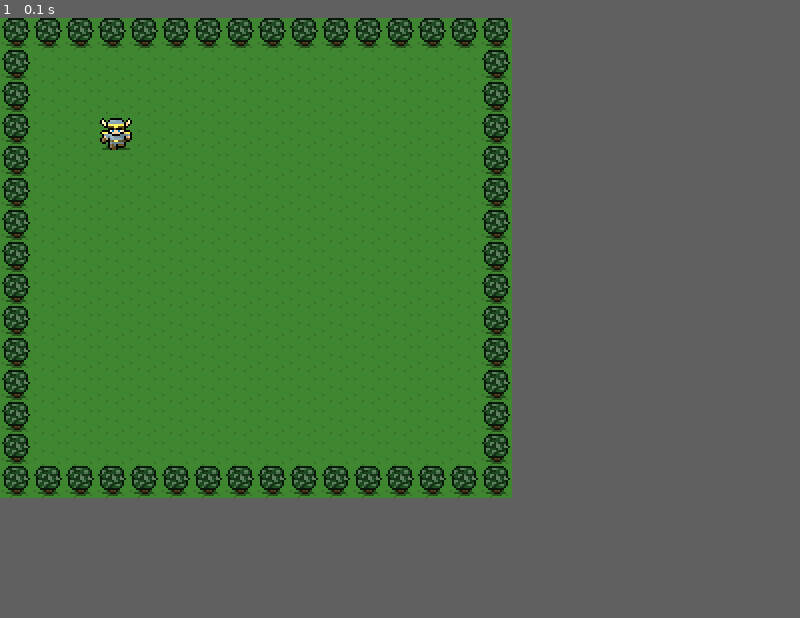
Above: before the commit, frame 1.
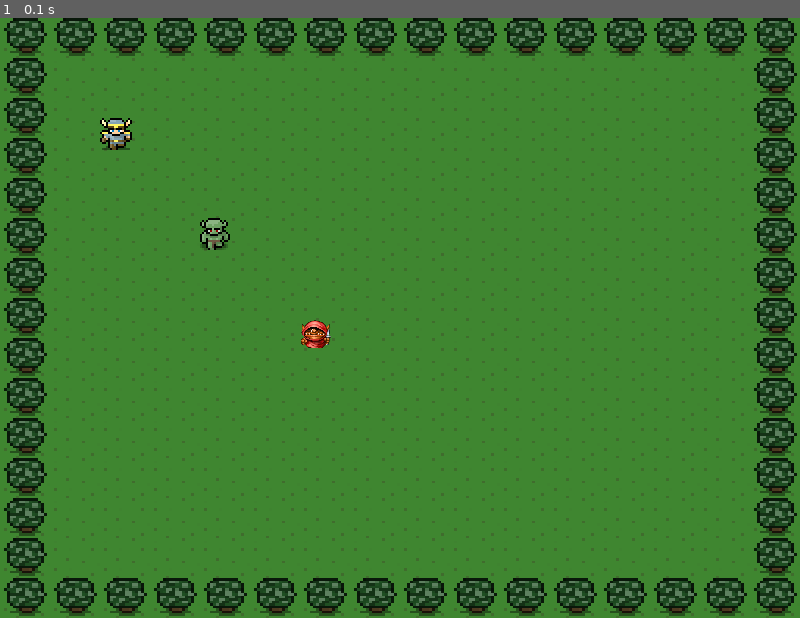
Above: after the commit, the same moment.

Repository: kotternaj/pygame-monster-catch
Game: pygame game, started from game.py
Same seed, same stepped clock (60 frames per second), same inputs: the game is played once before the commit and once after it.
Inputs:
- Up to frame 1 (0.1 s): no input
In our replay, the window is 512x480 before the commit and 800x600 after it. These sizes can differ from the game's own. Grey fills any space a smaller window leaves; there, only what the larger window draws over its background counts as a difference.

The runs differ from the first frame. In frame 1, 23% of the frame differs, in the area x 0-100%, y 0-100%.

Commit message:
added music

Diff:
--- a/game.py
+++ b/game.py
@@ -10,12 +10,29 @@
         self.screen = screen
     def render(self):
         self.screen.blit(self.image, [self.x, self.y])
+class Goblin(object):
+    def __init__(self, screen, img):
+        self.image = img
+        self.x = 300
+        self.y = 300
+        self.speed = 9
+        self.screen = screen
+    def render(self):
+        self.screen.blit(self.image, [self.x, self.y])
 
-
+class Monster(object):
+    def __init__(self, screen, img):
+        self.image = img
+        self.x = 200
+        self.y = 200
+        self.speed = 9
+        self.screen = screen
+    def render(self):
+        self.screen.blit(self.image, [self.x,self.y])
 
 def main():
-    width = 512
-    height = 480
+    width = 800
+    height = 600
     blue_color = (97, 159, 182)
 
     pygame.init()
@@ -26,9 +43,12 @@
     goblin_img = pygame.image.load('images/goblin.png')
     monster_img = pygame.image.load('images/monster.png')
     background_image = pygame.image.load('images/background.png')
+    background_image = pygame.transform.scale(background_image,(800,600))
+    music = pygame.mixer.music.load("sounds/music.wav")
+    pygame.mixer.music.play(1, 0.0)
     hero = Hero(screen, hero_img)
-
-
+    goblin = Goblin(screen, goblin_img)
+    monster = Monster(screen, monster_img)
 
     # Game initialization
 
@@ -50,7 +70,8 @@
 
         # Game display
         hero.render()
-
+        goblin.render()
+        monster.render()
 
 
         pygame.display.update()
Not shown, added: sounds/lose.wav
Not shown, added: sounds/music.wav
Not shown, added: sounds/win.wav
